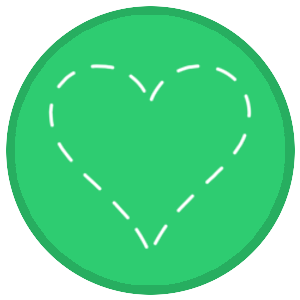
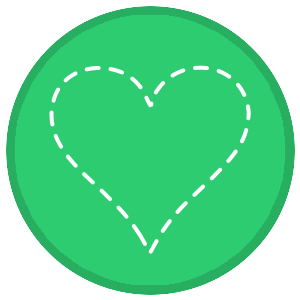
Two versions of the same layered image (300 x 300). Layer-by-layer changes:
painted on "Transformation" over [48, 63, 252, 254]
